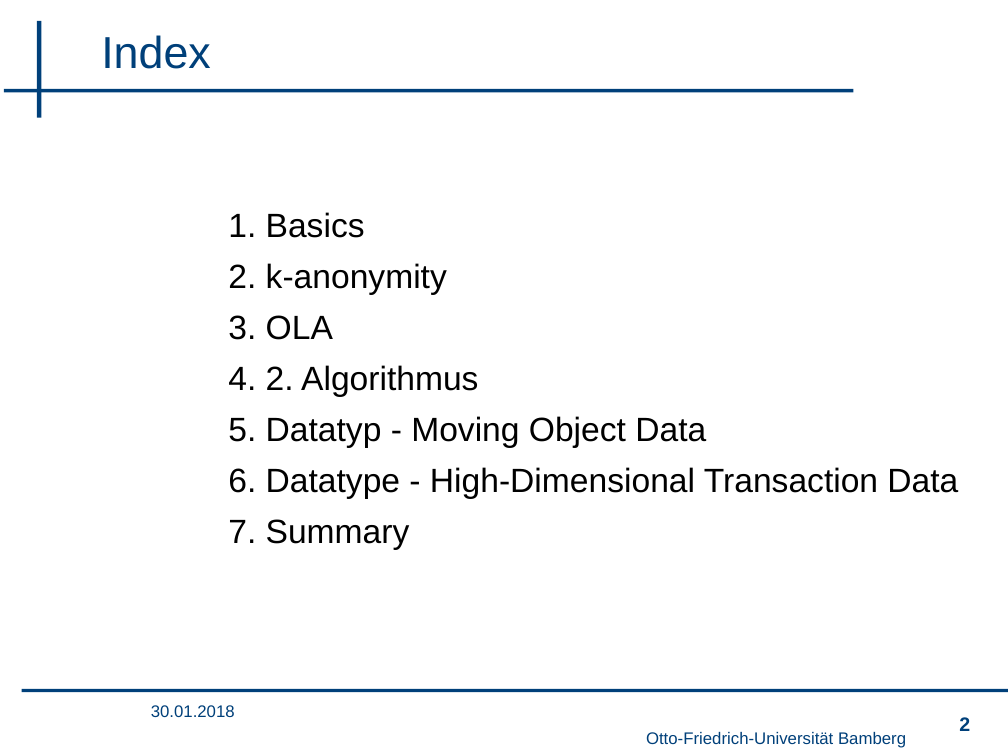
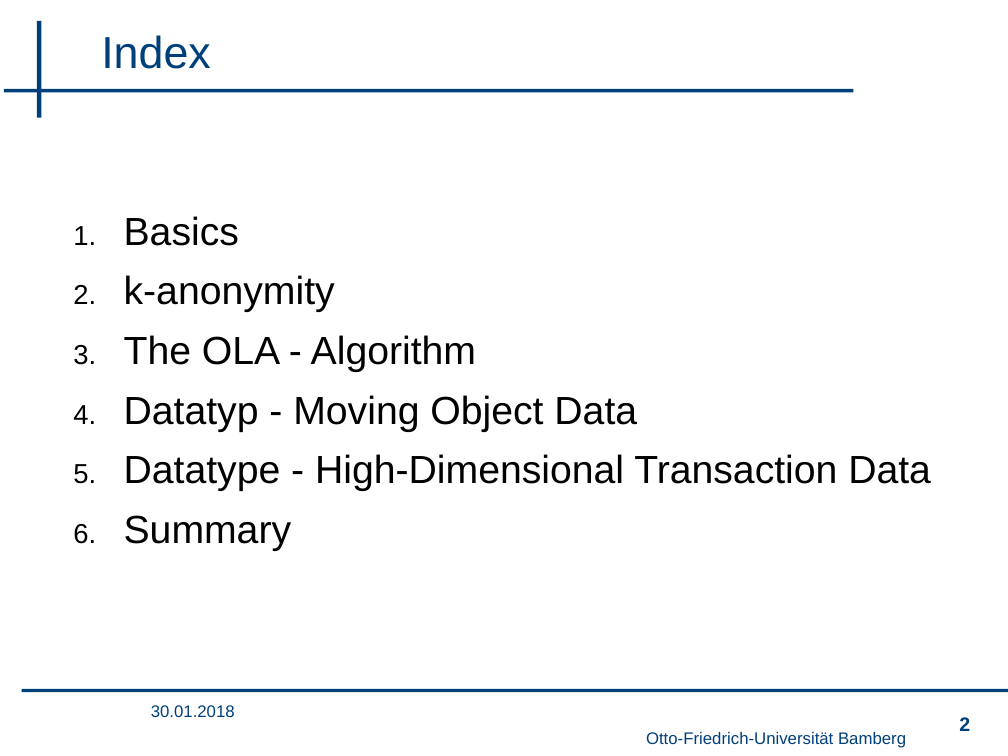
Before and after one commit to wsgan001/PSI-MSem, a slide deck: slide 2 of presentation/sicherheits_final_anV3.pptx. Drawn at 1008x756 pixels with LibreOffice and Linux fonts; fonts in the diff are those of the drawing; background and template pictures are left out. Boxes give left, top, right and bottom in pixels: in the first picture for what was removed or moved away, otherwise in the second. Text is boxed around its words. In the diff, an @@ line names an element or a change of style, - is before the commit and + after.

Commit message:
te

```diff
--- a/presentation/sicherheits_final_anV3.pptx
+++ b/presentation/sicherheits_final_anV3.pptx
@@ text at [124, 216, 931, 551]: text changed; size 24 to 28 pt @@
-1. Basics
-2. k-anonymity
-3. OLA
-4. 2. Algorithmus
-5. Datatyp - Moving Object Data
-6. Datatype - High-Dimensional Transaction Data
-7. Summary
+1. Basics
+2. k-anonymity
+3. The OLA - Algorithm
+4. Datatyp - Moving Object Data
+5. Datatype - High-Dimensional Transaction Data
+6. Summary
```
Also in this commit, not shown: 8 other slides changed.
